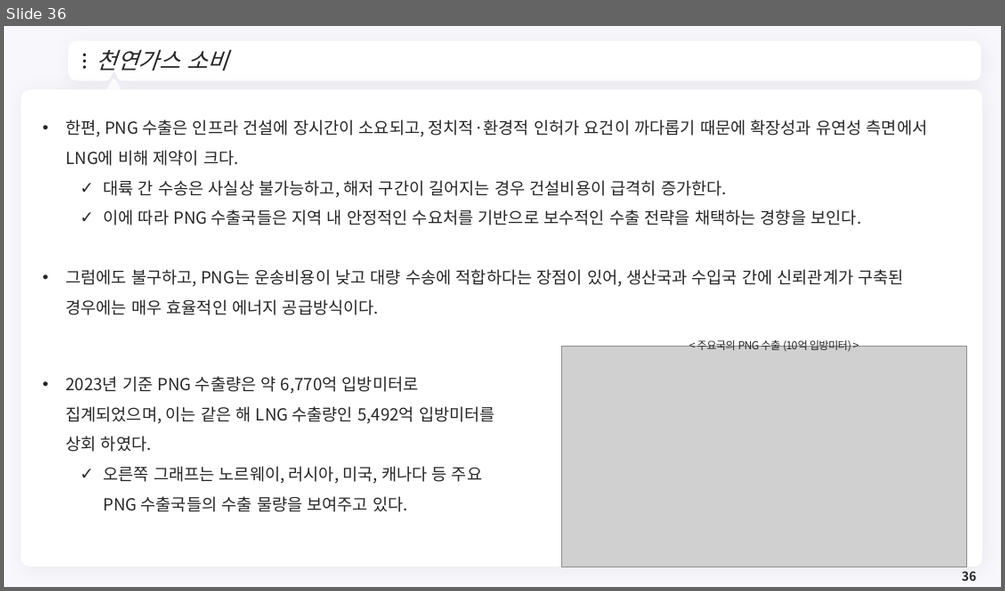
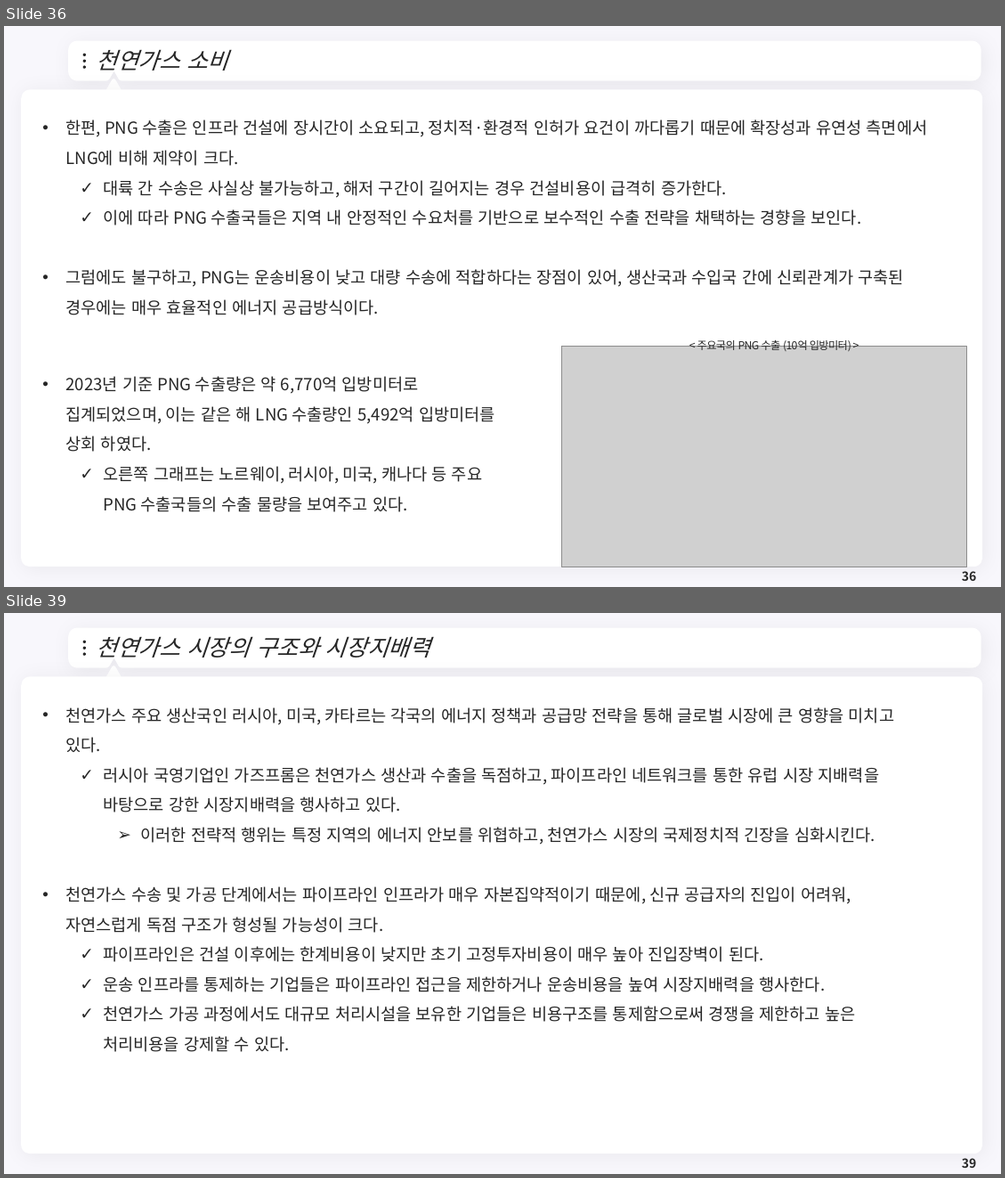
Before and after one commit to meandthey/Teaching, a slide deck: 에너지경제학/자원에너지경제학_Chapter_3 (가스).pptx. Shown one above the other, each under a label of ours: slide 36 before the commit, slides 36 and 39 after it; the slides between them are not shown. The pictures are 1005x591 and 1005x1178 pixels, drawn with LibreOffice and Linux fonts; fonts in the diff are those of the drawing; grey boxes stand for pictures; background and template pictures are left out. Boxes give left, top, right and bottom in pixels: in the first picture for what was removed or moved away, otherwise in the second. Text is boxed around its words. In the diff, an @@ line names an element or a change of style, - is before the commit and + after.

```diff
--- a/에너지경제학/자원에너지경제학_Chapter_3 (가스).pptx
+++ b/에너지경제학/자원에너지경제학_Chapter_3 (가스).pptx
@@ slide 39 added at (4,613,1001,1174), background #F8F7FC; not listed: 7 template elements that a slide beside it also shows @@
@@ title added at (97,636,430,657), 22 pt, text #262626, italic @@
+천연가스 시장의 구조와 시장지배력
@@ text added at (66,707,894,1052), 16 pt, text #262626 @@
+• 천연가스 주요 생산국인 러시아, 미국, 카타르는 각국의 에너지 정책과 공급망 전략을 통해 글로벌 시장에 큰 영향을 미치고 있다.
+  ✓ 러시아 국영기업인 가즈프롬은 천연가스 생산과 수출을 독점하고, 파이프라인 네트워크를 통한 유럽 시장 지배력을 바탕으로 강한 시장지배력을 행사하고 있다.
+    ➢ 이러한 전략적 행위는 특정 지역의 에너지 안보를 위협하고, 천연가스 시장의 국제정치적 긴장을 심화시킨다.
+• 천연가스 수송 및 가공 단계에서는 파이프라인 인프라가 매우 자본집약적이기 때문에, 신규 공급자의 진입이 어려워, 자연스럽게 독점 구조가 형성될 가능성이 크다.
+  ✓ 파이프라인은 건설 이후에는 한계비용이 낮지만 초기 고정투자비용이 매우 높아 진입장벽이 된다.
+  ✓ 운송 인프라를 통제하는 기업들은 파이프라인 접근을 제한하거나 운송비용을 높여 시장지배력을 행사한다.
+  ✓ 천연가스 가공 과정에서도 대규모 처리시설을 보유한 기업들은 비용구조를 통제함으로써 경쟁을 제한하고 높은 처리비용을 강제할 수 있다.
@@ page number added at (962,1158,976,1167), 12 pt, text #262626, bold @@
+39
```
Also in this commit, not shown: 1 slide changed, 14 other slides added, 2 other files.
